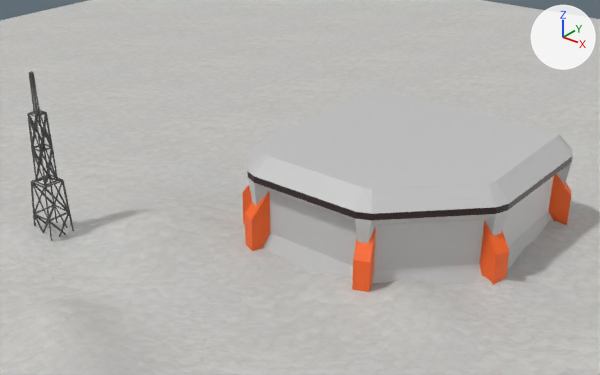
The FBX model game/assets/models/outsideSolid.fbx: old version first, new version second.
One viewpoint serves both versions: a 50 mm camera at (32.9, -45.3, 30.4) aimed at (-1.0, -2.9, 4.1). Arrows for +X, +Y and +Z are at upper right; the lights stay in place. Where no turn or scale is listed for an object, it has been applied to the vertices.

Objects in the first picture: 'BaseOutside', 'Cube', 'Tower'.
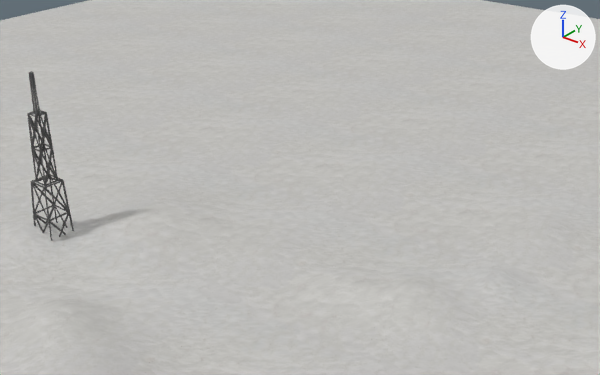
Where the newer file only moved an object's origin or applied its transform, the numbers keep the older frame.

Pixel boxes [x1, y1, x2, y2] of what changed, in the pictures (600 x 375 px):
'BaseOutside', deleted
    before: [242, 92, 573, 292]
    faces in mat_baseligh (light grey #c5c5c5): [247, 92, 573, 285]
    faces in mat_baseorange (orange #ff6923): [242, 174, 571, 292]
    faces in mat_baserim (black #250c0f): [247, 156, 573, 221]

Edits to the bpy script that builds the scene:
```text
Remove ob_baseoutside:
    ob_baseoutside = bpy.data.objects.new('BaseOutside', me_cube_001)
    ob_baseoutside.location = (4.17, 2.77, 1.0)
```
